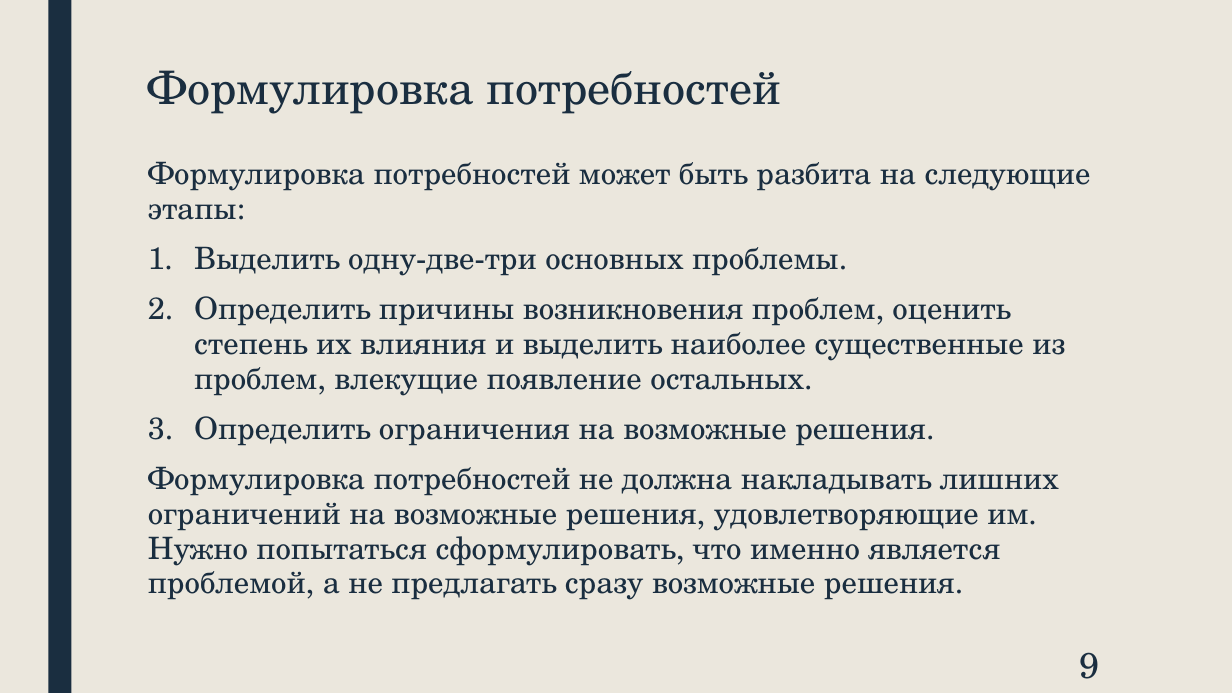
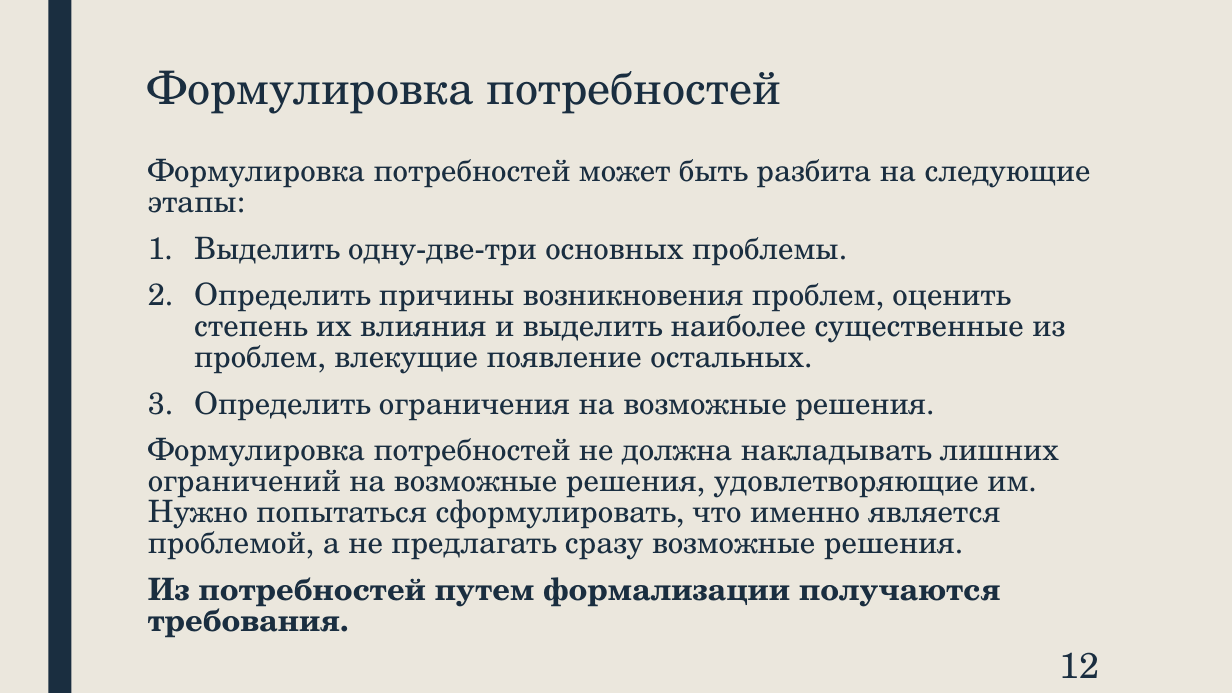
Before and after one commit to jecsonM/TRPO4course-, a slide deck: slide 12 of Диск/Лекции/Лекция3.pptx (slide 9 before the commit). Drawn at 1232x693 pixels with LibreOffice and Linux fonts; fonts in the diff are those of the drawing. Boxes give left, top, right and bottom in pixels: in the first picture for what was removed or moved away, otherwise in the second. Text is boxed around its words. In the diff, an @@ line names an element or a change of style, - is before the commit and + after.

```diff
--- a/Диск/Лекции/Лекция3.pptx
+++ b/Диск/Лекции/Лекция3.pptx
@@ text at bbox=[148, 158, 1091, 560]: line spacing 0.94 to 0.84 @@
@@ text at bbox=[148, 577, 1000, 638]: paragraph added @@
+Из потребностей путем формализации получаются требования.
@@ page number at bbox=[1060, 652, 1100, 678]: text changed @@
-9
+12
```
Also in this commit, not shown: 38 other files.
